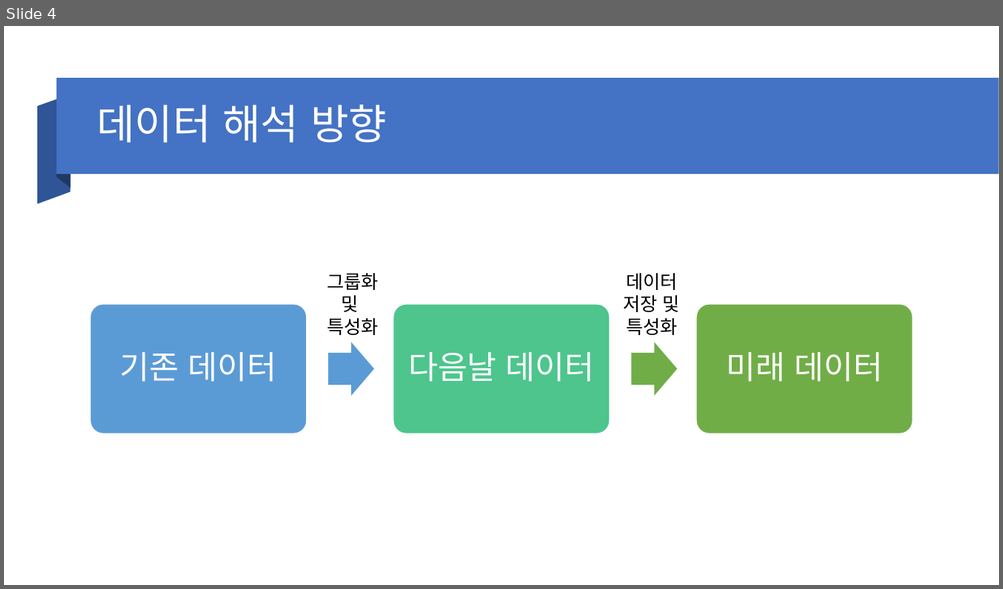
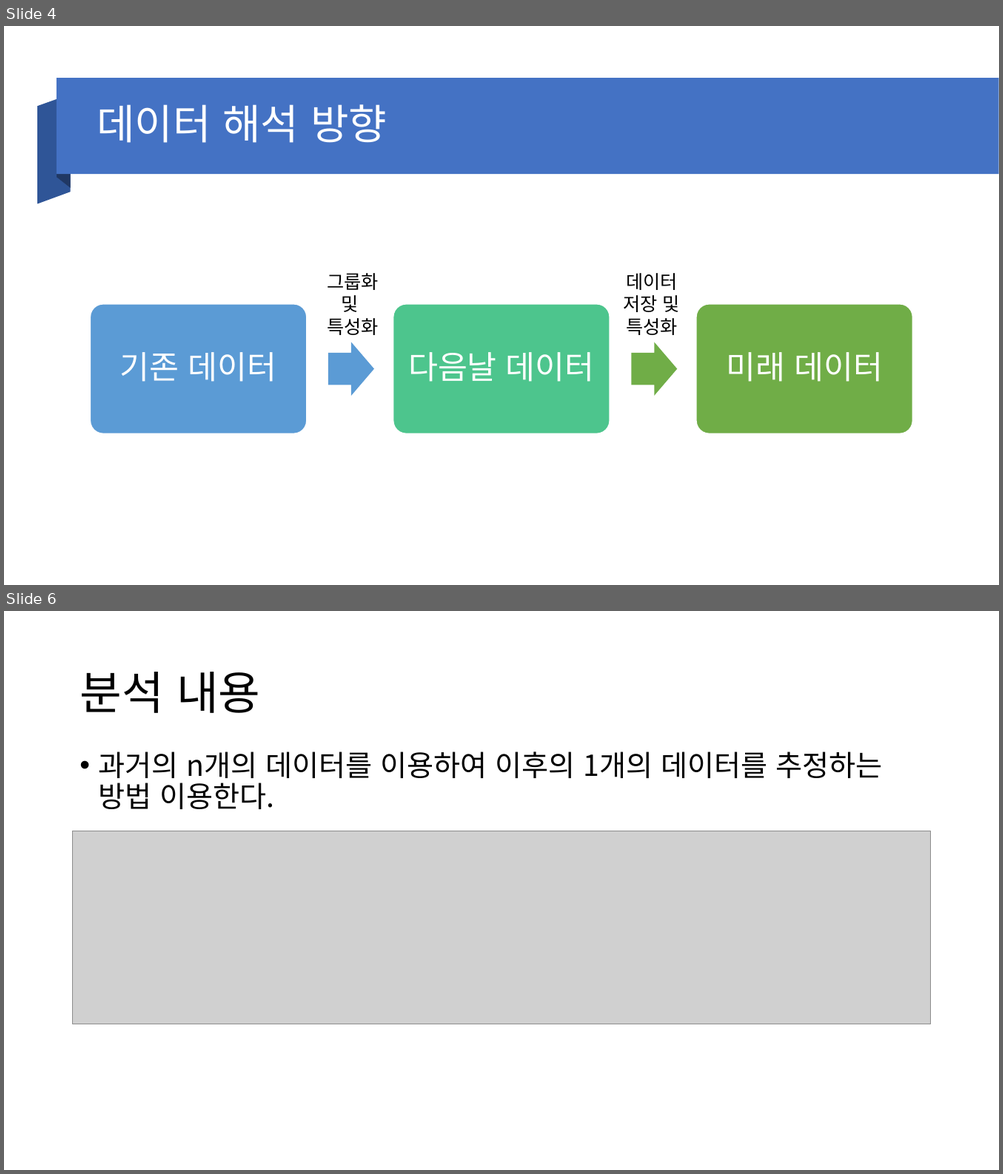
Before and after one commit to artistic100one/machinelearning, a slide deck: ML Project/Bitcoin Data.pptx. Shown one above the other, each under a label of ours: slide 4 before the commit, slides 4 and 6 after it; the slides between them are not shown. The pictures are 1003x589 and 1003x1174 pixels, drawn with LibreOffice and Linux fonts; fonts in the diff are those of the drawing; grey boxes stand for pictures. Boxes give left, top, right and bottom in pixels: in the first picture for what was removed or moved away, otherwise in the second. Text is boxed around its words. In the diff, an @@ line names an element or a change of style, - is before the commit and + after.

```diff
--- a/ML Project/Bitcoin Data.pptx
+++ b/ML Project/Bitcoin Data.pptx
@@ slide 6 added at [4,611,999,1170], background #FFFFFF @@
@@ title added at [79,672,260,713], 44 pt, text #000000 @@
+분석 내용
@@ text added at [99,752,882,809], 28 pt, text #000000 @@
+• 과거의 n개의 데이터를 이용하여 이후의 1개의 데이터를 추정하는 방법 이용한다.
@@ picture added at [73,831,930,1025] @@
```
Also in this commit, not shown: 4 slides changed, 3 other slides added, 1 slide removed, 3 other files.
